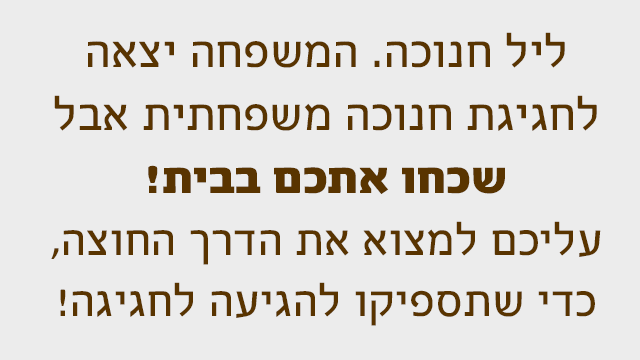
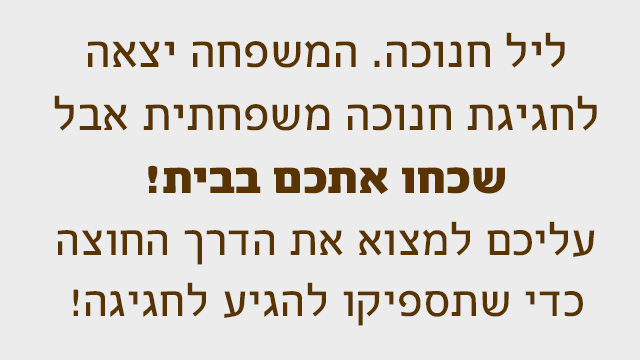
The second 640x360 image is a revision of the first. Changes to its layers:
painted on "ליל חנוכה. המשפחה יצאה לחגיגת חנוכה משפחתית אבל שכחו אתכם בבית!" over bbox(51, 221, 601, 326)
